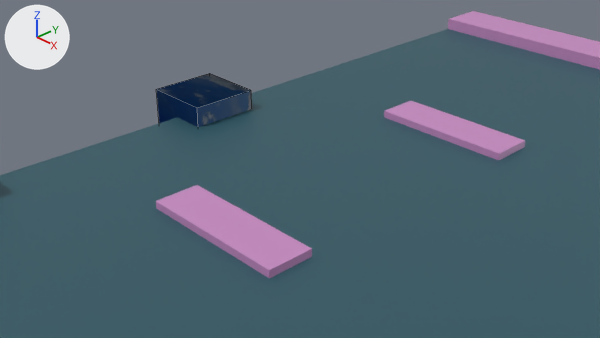
What one commit did to the Blender file dateien/wege/weg1.blend.
Before and after are seen from the file's camera 'Camera'. The lights are fixed; the arrows at upper left show +X, +Y and +Z. Mesh edges are drawn as thin lines on the coarser meshes.

The scene before the commit, as lines of its bpy script (objects in view):
```python
ob_cube_001 = bpy.data.objects.new('Cube.001', me_cube_001)
ob_cube_001.location = (56.0, 0.0, 0.0)
ob_cube_001.scale = (4.0, 6.0, 0.2)
ob_lcube = bpy.data.objects.new('lCube', me_cube_006)
ob_lcube.location = (0.0, 0.0, 0.0)
ob_lcube.scale = (0.5, 0.5, 0.5)
```
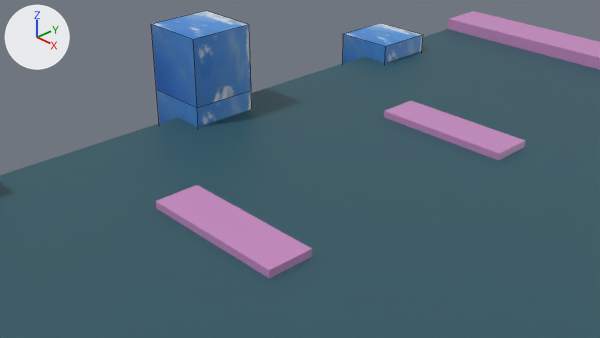
Where the change shows, as pixel boxes (x1, y1, x2, y2) in the pictures (600 x 338 px):
'uCube', added (blue)
    after: (151, 11, 251, 108)
'lCube', moved
    before: (156, 73, 252, 127)
    after: (343, 23, 423, 63)
'aCube', unchanged, uncovered by the edit
    after: (156, 89, 252, 127)

Diff of the bpy script that builds the scene:
```diff
--- a/dateien/wege/weg1.blend.py
+++ b/dateien/wege/weg1.blend.py
@@ img_20230430_144504_jpg_003 @@
+img_20230430_144504_jpg_003 = load_image('20230430_144504.jpg.003', '20230430_144504.jpg', 4624, 3468, 'sRGB')
@@ mat_material_032 @@
+mat_material_032 = principled_material('Material.032')
+mat_material_032.texture = img_20230430_144504_jpg_003
@@ me_cube_002 @@
+me_cube_002.from_pydata(...)  # a box spanning x -1.0..1.0, y -1.0..1.0, z -1.0..1.0
+me_cube_002.materials.append(mat_material_032)  # picture img_20230430_144504_jpg_003
@@ ob_lcube @@
 ob_lcube = bpy.data.objects.new('lCube', me_cube_006)
-ob_lcube.location = (0.0, 0.0, 0.0)
+ob_lcube.location = (0.0, 4.0, 0.0)
 ob_lcube.scale = (0.5, 0.5, 0.5)
@@ ob_ucube @@
+ob_ucube = bpy.data.objects.new('uCube', me_cube_002)
+ob_ucube.location = (0.0, 0.0, 1.0)
+ob_ucube.scale = (0.5, 0.5, 0.5)
```
